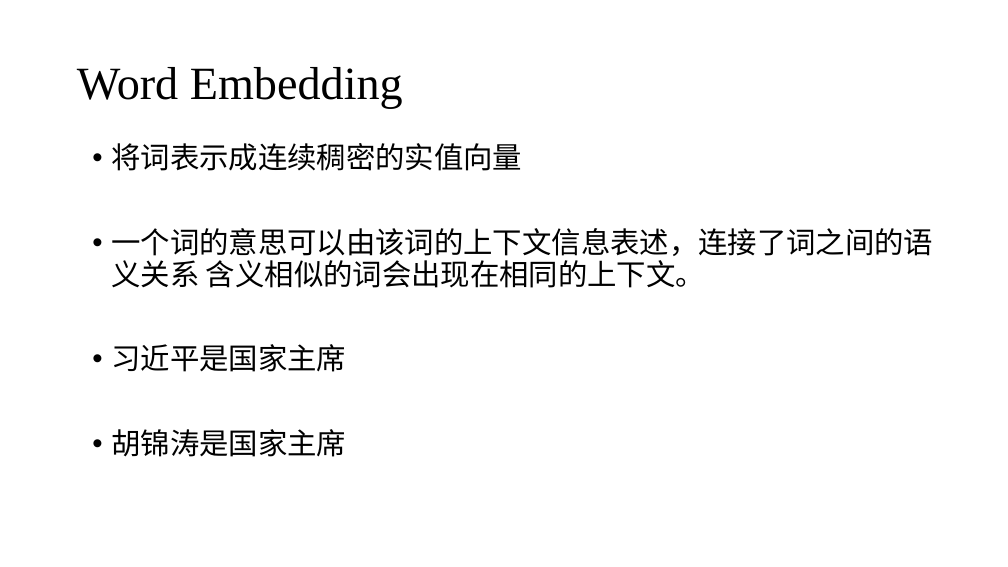
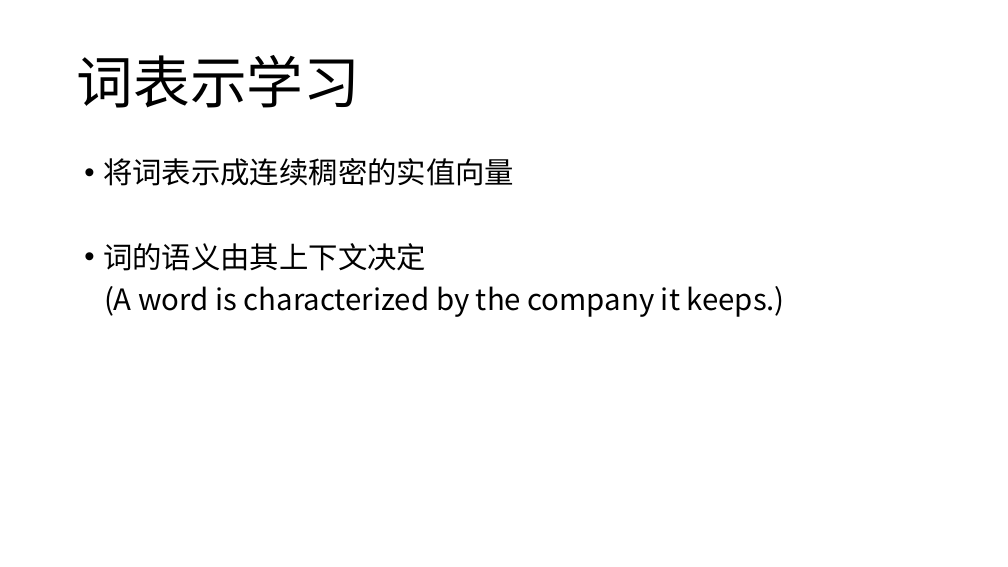
Before and after one commit to zyxdSTU/presetation, a slide deck: slide 3 of 知识表示学习/知识表示学习.pptx. Drawn at 1008x567 pixels with LibreOffice and Linux fonts; fonts in the diff are those of the drawing. Boxes give left, top, right and bottom in pixels: in the first picture for what was removed or moved away, otherwise in the second. Text is boxed around its words. In the diff, an @@ line names an element or a change of style, - is before the commit and + after.

```diff
--- a/知识表示学习/知识表示学习.pptx
+++ b/知识表示学习/知识表示学习.pptx
@@ title at box(77, 55, 360, 108): text changed; size 44 to 54 pt; font Times New Roman to Noto Sans CJK SC @@
-Word Embedding
+词表示学习
@@ text "将词表示成连续稠密的实值向量": place and size @@
-text "将词表示成连续稠密的实值向量" at box(111, 143, 933, 457)
+text "将词表示成连续稠密的实值向量" at box(103, 158, 785, 317)
@@ text at box(103, 243, 785, 317): text changed @@
-• 一个词的意思可以由该词的上下文信息表述，连接了词之间的语义关系 含义相似的词会出现在相同的上下文。
-• 习近平是国家主席
-• 胡锦涛是国家主席
+• 词的语义由其上下文决定
+(A word is characterized by the company it keeps.)
```
Also in this commit, not shown: 3 other slides changed, 3 slides added, 3 slides removed, 4 other files.
